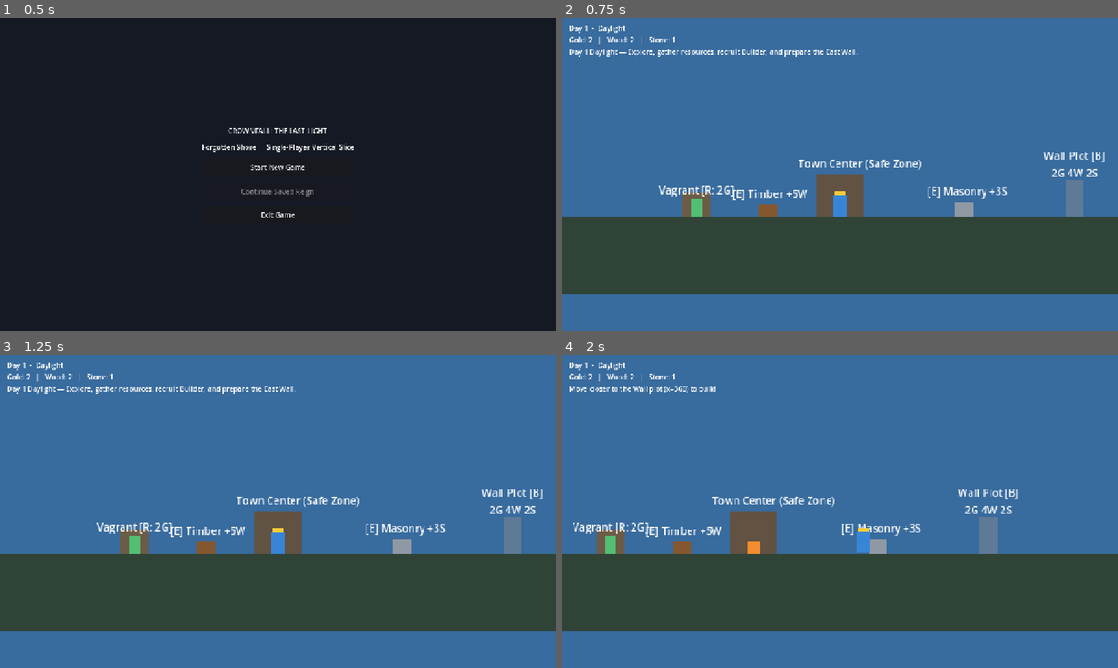
Above: before the commit, frames 1-4 (two rows, left to right).
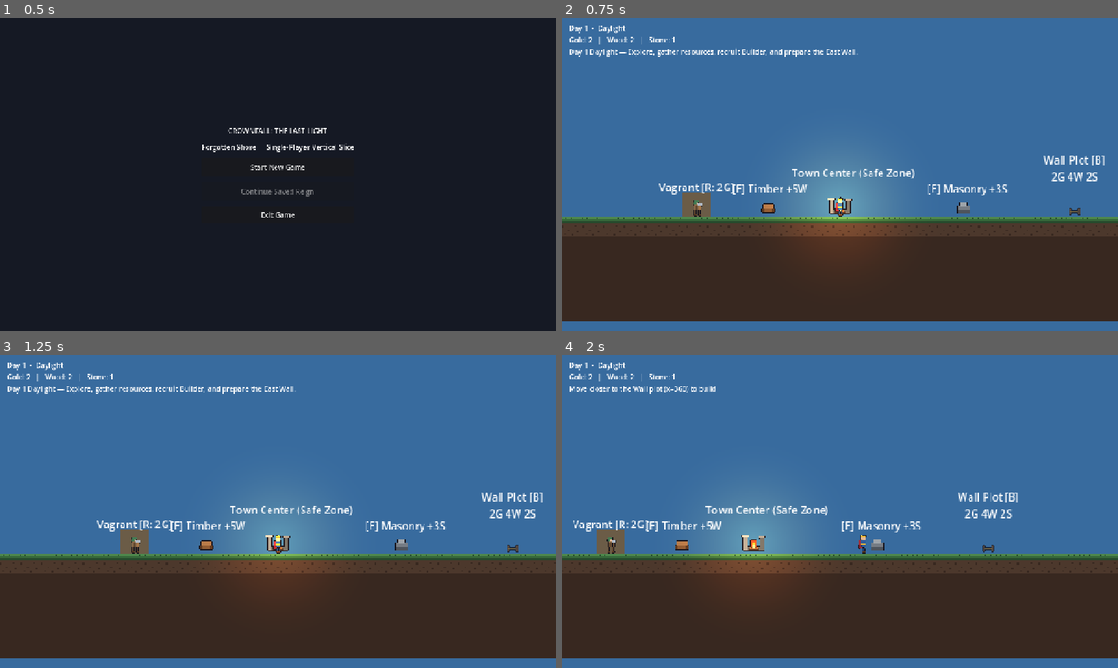
Above: after the commit, the same moments.

Repository: ridho1141haha/crownfall
Game: Godot game, scene res://scenes/main/Main.tscn
The game is run twice, just before and just after one commit, with the same random seed, the same clock (stepped at 60 frames per second) and the same inputs.
Inputs:
- Up to frame 1 (0.5 s): no input
- Up to frame 2 (0.75 s): click "Start New Game" at 0.5 s
- Up to frame 3 (1.25 s): no input
- Up to frame 4 (2 s): tap Enter at 1.25 s; hold D (move_right) from 1.28 s (still down); hold B (build_wall) from 1.28 s (still down)

Frame 1 is identical in both runs. In frame 2, 37% of the frame differs, in the area x 0-100%, y 42-97%; in frame 3, 36%; in frame 4, 36%.

Commit message:
fix(save,session,balance): add Windows-safe save rollback, exact command returns, and 3-wave night persistence

Diff:
--- a/scenes/player/Player.tscn
+++ b/scenes/player/Player.tscn
@@ -1,6 +1,7 @@
-[gd_scene load_steps=3 format=3]
+[gd_scene load_steps=4 format=3]
 
 [ext_resource type="Script" path="res://scripts/player/Player.gd" id="1_player"]
+[ext_resource type="Texture2D" path="res://assets/characters/player/player_monarch_sheet.png" id="2_monarch_tex"]
 
 [sub_resource type="RectangleShape2D" id="RectangleShape2D_player"]
 size = Vector2(20, 32)
@@ -8,18 +9,11 @@
 [node name="Player" type="CharacterBody2D"]
 script = ExtResource("1_player")
 
-[node name="VisualPlaceholder" type="ColorRect" parent="."]
-offset_left = -10.0
-offset_top = -32.0
-offset_right = 10.0
-color = Color(0.22, 0.52, 0.84, 1)
-
-[node name="CrownVisual" type="ColorRect" parent="."]
-offset_left = -8.0
-offset_top = -38.0
-offset_right = 8.0
-offset_bottom = -32.0
-color = Color(0.96, 0.8, 0.22, 1)
+[node name="Sprite2D" type="Sprite2D" parent="."]
+texture = ExtResource("2_monarch_tex")
+centered = false
+offset = Vector2(-16, -32)
+hframes = 8
 
 [node name="CollisionShape2D" type="CollisionShape2D" parent="."]
 position = Vector2(0, -16)
--- a/scenes/world/ForgottenShore.tscn
+++ b/scenes/world/ForgottenShore.tscn
@@ -1,10 +1,28 @@
-[gd_scene load_steps=8 format=3]
+[gd_scene load_steps=16 format=3]
 
 [ext_resource type="PackedScene" path="res://scenes/player/Player.tscn" id="1_player_scene"]
 [ext_resource type="Script" path="res://scripts/world/TimeManager.gd" id="2_time_mgr"]
 [ext_resource type="Script" path="res://scripts/world/SkyAtmosphere.gd" id="3_sky_atmo"]
 [ext_resource type="Script" path="res://scripts/ui/ClockHUD.gd" id="4_clock_hud"]
 [ext_resource type="Script" path="res://scripts/world/ForgottenShoreSession.gd" id="5_session"]
+[ext_resource type="Texture2D" path="res://assets/environment/terrain/terrain_shore_tile.png" id="6_ground_tex"]
+[ext_resource type="Texture2D" path="res://assets/buildings/town_center/building_town_center_sheet.png" id="7_town_tex"]
+[ext_resource type="Texture2D" path="res://assets/buildings/wooden_wall/building_wooden_wall_states.png" id="8_wall_tex"]
+[ext_resource type="Texture2D" path="res://assets/items/resources/items_resources_sheet.png" id="9_res_tex"]
+[ext_resource type="Texture2D" path="res://assets/characters/npc/npc_builder_sheet.png" id="10_builder_tex"]
+[ext_resource type="Texture2D" path="res://assets/enemies/first_enemy/enemy_greedling_raider_sheet.png" id="11_raider_tex"]
+
+[sub_resource type="Gradient" id="Gradient_fire"]
+offsets = PackedFloat32Array(0, 0.45, 1)
+colors = PackedColorArray(1, 0.92, 0.72, 1, 0.96, 0.62, 0.25, 0.45, 0, 0, 0, 0)
+
+[sub_resource type="GradientTexture2D" id="GradientTexture2D_fire"]
+gradient = SubResource("Gradient_fire")
+width = 128
+height = 128
+fill = 1
+fill_from = Vector2(0.5, 0.5)
+fill_to = Vector2(0.5, 0)
 
 [sub_resource type="RectangleShape2D" id="RectangleShape2D_floor"]
 size = Vector2(2400, 120)
@@ -18,7 +36,10 @@
 [node name="TimeManager" type="Node" parent="."]
 script = ExtResource("2_time_mgr")
 
-[node name="SkyBackground" type="ColorRect" parent="." node_paths=PackedStringArray("time_manager")]
+[node name="DayNightModulate" type="CanvasModulate" parent="."]
+color = Color(1, 1, 1, 1)
+
+[node name="SkyBackground" type="ColorRect" parent="." node_paths=PackedStringArray("time_manager", "canvas_modulate", "campfire_light")]
 offset_left = -1400.0
 offset_top = -800.0
 offset_right = 1400.0
@@ -26,14 +47,25 @@
 color = Color(0.22, 0.42, 0.62, 1)
 script = ExtResource("3_sky_atmo")
 time_manager = NodePath("../TimeManager")
+canvas_modulate = NodePath("../DayNightModulate")
+campfire_light = NodePath("../WorldObjects/TownCenterAnchor/CampfireLight")
 
 [node name="Ground" type="StaticBody2D" parent="."]
 
-[node name="GroundVisual" type="ColorRect" parent="Ground"]
+[node name="DeepSoil" type="ColorRect" parent="Ground"]
 offset_left = -1200.0
+offset_top = 32.0
 offset_right = 1200.0
-offset_bottom = 120.0
-color = Color(0.184314, 0.266667, 0.215686, 1)
+offset_bottom = 160.0
+color = Color(0.219608, 0.156863, 0.12549, 1)
+
+[node name="GroundSprite" type="Sprite2D" parent="Ground"]
+texture_repeat = 2
+position = Vector2(-1200, 0)
+texture = ExtResource("6_ground_tex")
+centered = false
+region_enabled = true
+region_rect = Rect2(0, 0, 2400, 32)
 
 [node name="CollisionShape2D" type="CollisionShape2D" parent="Ground"]
 position = Vector2(0, 60)
@@ -53,23 +85,24 @@
 
 [node name="TownCenterAnchor" type="Node2D" parent="WorldObjects"]
 
-[node name="KeepVisual" type="ColorRect" parent="WorldObjects/TownCenterAnchor"]
-offset_left = -36.0
-offset_top = -64.0
-offset_right = 36.0
-color = Color(0.38, 0.32, 0.26, 1)
-
-[node name="CampfireGlow" type="ColorRect" parent="WorldObjects/TownCenterAnchor"]
-offset_left = -10.0
-offset_top = -18.0
-offset_right = 10.0
-color = Color(0.95, 0.55, 0.18, 1)
+[node name="TownCenterSprite" type="Sprite2D" parent="WorldObjects/TownCenterAnchor"]
+position = Vector2(-24, -48)
+texture = ExtResource("7_town_tex")
+centered = false
+hframes = 4
+
+[node name="CampfireLight" type="PointLight2D" parent="WorldObjects/TownCenterAnchor"]
+position = Vector2(0, -14)
+color = Color(1, 0.72, 0.35, 1)
+energy = 1.2
+texture = SubResource("GradientTexture2D_fire")
+texture_scale = 2.6
 
 [node name="TownLabel" type="Label" parent="WorldObjects/TownCenterAnchor"]
-offset_left = -64.0
-offset_top = -92.0
-offset_right = 64.0
-offset_bottom = -66.0
+offset_left = -74.0
+offset_top = -78.0
+offset_right = 74.0
+offset_bottom = -52.0
 text = "Town Center (Safe Zone)"
 horizontal_alignment = 1
 
@@ -85,85 +118,100 @@
 [node name="WoodenWallPlot" type="Node2D" parent="WorldObjects"]
 position = Vector2(360, 0)
 
-[node name="WallVisual" type="ColorRect" parent="WorldObjects/WoodenWallPlot"]
-offset_left = -14.0
-offset_top = -56.0
-offset_right = 14.0
-color = Color(0.55, 0.55, 0.55, 0.45)
+[node name="WallVisual" type="Sprite2D" parent="WorldObjects/WoodenWallPlot"]
+position = Vector2(-16, -48)
+texture = ExtResource("8_wall_tex")
+centered = false
+hframes = 4
 
 [node name="WallLabel" type="Label" parent="WorldObjects/WoodenWallPlot"]
 offset_left = -70.0
-offset_top = -104.0
+offset_top = -98.0
 offset_right = 70.0
-offset_bottom = -58.0
+offset_bottom = -52.0
 text = "Wall Plot [B]
 2G 4W 2S"
 horizontal_alignment = 1
 
 [node name="ResourceNodes" type="Node2D" parent="WorldObjects"]
 
-[node name="cache_gold_west" type="ColorRect" parent="WorldObjects/ResourceNodes"]
-offset_left = -492.0
-offset_top = -20.0
-offset_right = -468.0
-color = Color(0.92, 0.76, 0.2, 1)
+[node name="cache_gold_west" type="Sprite2D" parent="WorldObjects/ResourceNodes"]
+position = Vector2(-480, 0)
+texture = ExtResource("9_res_tex")
+centered = false
+offset = Vector2(-16, -32)
+hframes = 4
 
 [node name="Label" type="Label" parent="WorldObjects/ResourceNodes/cache_gold_west"]
-offset_left = -48.0
-offset_top = -28.0
-offset_right = 72.0
+offset_left = -56.0
+offset_top = -54.0
+offset_right = 56.0
+offset_bottom = -30.0
 text = "[E] Chest +4G"
-
-[node name="timber_pile_west" type="ColorRect" parent="WorldObjects/ResourceNodes"]
-offset_left = -124.0
-offset_top = -18.0
-offset_right = -96.0
-color = Color(0.52, 0.34, 0.18, 1)
+horizontal_alignment = 1
+
+[node name="timber_pile_west" type="Sprite2D" parent="WorldObjects/ResourceNodes"]
+position = Vector2(-110, 0)
+texture = ExtResource("9_res_tex")
+centered = false
+offset = Vector2(-16, -32)
+hframes = 4
+frame = 1
 
 [node name="Label" type="Label" parent="WorldObjects/ResourceNodes/timber_pile_west"]
-offset_left = -42.0
-offset_top = -28.0
-offset_right = 74.0
+offset_left = -56.0
+offset_top = -54.0
+offset_right = 56.0
+offset_bottom = -30.0
 text = "[E] Timber +5W"
-
-[node name="stone_outcrop_east" type="ColorRect" parent="WorldObjects/ResourceNodes"]
-offset_left = 176.0
-offset_top = -22.0
-offset_right = 204.0
-color = Color(0.56, 0.6, 0.64, 1)
+horizontal_alignment = 1
+
+[node name="stone_outcrop_east" type="Sprite2D" parent="WorldObjects/ResourceNodes"]
+position = Vector2(190, 0)
+texture = ExtResource("9_res_tex")
+centered = false
+offset = Vector2(-16, -32)
+hframes = 4
+frame = 2
 
 [node name="Label" type="Label" parent="WorldObjects/ResourceNodes/stone_outcrop_east"]
-offset_left = -42.0
-offset_top = -28.0
-offset_right = 74.0
+offset_left = -56.0
+offset_top = -54.0
+offset_right = 56.0
+offset_bottom = -30.0
 text = "[E] Masonry +3S"
-
-[node name="shrine_cache_far_west" type="ColorRect" parent="WorldObjects/ResourceNodes"]
-offset_left = -792.0
-offset_top = -28.0
-offset_right = -768.0
-color = Color(0.45, 0.78, 0.88, 1)
+horizontal_alignment = 1
+
+[node name="shrine_cache_far_west" type="Sprite2D" parent="WorldObjects/ResourceNodes"]
+position = Vector2(-780, 0)
+texture = ExtResource("9_res_tex")
+centered = false
+offset = Vector2(-16, -32)
+hframes = 4
+frame = 3
 
 [node name="Label" type="Label" parent="WorldObjects/ResourceNodes/shrine_cache_far_west"]
-offset_left = -48.0
-offset_top = -28.0
-offset_right = 80.0
+offset_left = -56.0
+offset_top = -54.0
+offset_right = 56.0
+offset_bottom = -30.0
 text = "[E] Shrine +3G"
+horizontal_alignment = 1
 
 [node name="BuilderActor" type="Node2D" parent="WorldObjects"]
 position = Vector2(-220, 0)
 
-[node name="BodyRect" type="ColorRect" parent="WorldObjects/BuilderActor"]
-offset_left = -8.0
-offset_top = -26.0
-offset_right = 8.0
-color = Color(0.32, 0.75, 0.45, 1)
+[node name="BuilderSprite" type="Sprite2D" parent="WorldObjects/BuilderActor"]
+texture = ExtResource("10_builder_tex")
+centered = false
+offset = Vector2(-16, -32)
+hframes = 8
 
 [node name="NPCLabel" type="Label" parent="WorldObjects/BuilderActor"]
 offset_left = -60.0
-offset_top = -52.0
+offset_top = -56.0
 offset_right = 60.0
-offset_bottom = -28.0
+offset_bottom = -32.0
 text = "Vagrant [R: 2G]"
 horizontal_alignment = 1
 
@@ -171,17 +219,17 @@
 visible = false
 position = Vector2(820, 0)
 
-[node name="EnemyRect" type="ColorRect" parent="WorldObjects/NightEnemyActor"]
-offset_left = -10.0
-offset_top = -28.0
-offset_right = 10.0
-color = Color(0.82, 0.18, 0.24, 1)
+[node name="EnemySprite" type="Sprite2D" parent="WorldObjects/NightEnemyActor"]
+texture = ExtResource("11_raider_tex")
+centered = false
+offset = Vector2(-16, -32)
+hframes = 4
 
 [node name="EnemyLabel" type="Label" parent="WorldObjects/NightEnemyActor"]
 offset_left = -50.0
-offset_top = -52.0
+offset_top = -56.0
 offset_right = 50.0
-offset_bottom = -28.0
+offset_bottom = -32.0
 text = "Greedling Raider"
 horizontal_alignment = 1
 
--- a/scripts/player/Player.gd
+++ b/scripts/player/Player.gd
@@ -14,10 +14,9 @@
 
 var gravity: float = ProjectSettings.get_setting("physics/2d/default_gravity") as float
 var facing_direction: int = 1
-var _walk_bob_time: float = 0.0
+var _anim_time: float = 0.0
 
-@onready var visual_rect: ColorRect = get_node_or_null("VisualPlaceholder") as ColorRect
-@onready var crown_rect: ColorRect = get_node_or_null("CrownVisual") as ColorRect
+@onready var sprite: Sprite2D = get_node_or_null("Sprite2D") as Sprite2D
 
 
 func _physics_process(delta: float) -> void:
@@ -33,7 +32,7 @@
 
 	move_and_slide()
 	global_position.x = clampf(global_position.x, min_bound_x, max_bound_x)
-	_update_visual_feedback(delta, absf(direction) > 0.05)
+	_update_sprite_animation(delta, absf(direction) > 0.05)
 
 
 func _unhandled_input(event: InputEvent) -> void:
@@ -51,17 +50,14 @@
 		fast_clock_toggled.emit()
 
 
-func _update_visual_feedback(delta: float, is_moving: bool) -> void:
-	if visual_rect == null:
+func _update_sprite_animation(delta: float, is_moving: bool) -> void:
+	if sprite == null:
 		return
+	sprite.flip_h = (facing_direction < 0)
+	_anim_time += delta
 	if is_moving and is_on_floor():
-		_walk_bob_time += delta * 14.0
-		var bob_offset: float = sin(_walk_bob_time) * 2.0
-		visual_rect.position.y = -32.0 + bob_offset
-		if crown_rect != null:
-			crown_rect.position.y = -38.0 + bob_offset
+		# Frames 4..7 = walk cycle at 10 FPS
+		sprite.frame = 4 + (int(floorf(_anim_time * 10.0)) % 4)
 	else:
-		_walk_bob_time = 0.0
-		visual_rect.position.y = -32.0
-		if crown_rect != null:
-			crown_rect.position.y = -38.0
+		# Frames 0..3 = idle breathing cycle at 5 FPS
+		sprite.frame = int(floorf(_anim_time * 5.0)) % 4
--- a/scripts/world/ForgottenShoreSession.gd
+++ b/scripts/world/ForgottenShoreSession.gd
@@ -21,7 +21,12 @@
 
 @onready var time_manager: TimeManager = $TimeManager as TimeManager
 @onready var player: PlayerController = $Player as PlayerController
-@onready var wall_visual: ColorRect = $WorldObjects/WoodenWallPlot/WallVisual as ColorRect
+@onready var wall_visual: Sprite2D = $WorldObjects/WoodenWallPlot/WallVisual as Sprite2D
+@onready var town_center_sprite: Sprite2D = get_node_or_null("WorldObjects/TownCenterAnchor/TownCenterSprite") as Sprite2D
+@onready var builder_sprite: Sprite2D = get_node_or_null("WorldObjects/BuilderActor/BuilderSprite") as Sprite2D
+@onready var enemy_sprite: Sprite2D = get_node_or_null("WorldObjects/NightEnemyActor/EnemySprite") as Sprite2D
+var _anim_clock: float = 0.0
+var _prev_builder_x: float = NPCBuilderAgent.CAMP_POSITION_X
 @onready var wall_label: Label = $WorldObjects/WoodenWallPlot/WallLabel as Label
 @onready var npc_visual: Node2D = $WorldObjects/BuilderActor as Node2D
 @onready var npc_label: Label = $WorldObjects/BuilderActor/NPCLabel as Label
@@ -37,6 +42,7 @@
 
 
 func _process(delta: float) -> void:
+	_anim_clock += delta
 	var sim_delta: float = delta * (time_manager.time_scale if time_manager != null else 1.0)
 	var is_night: bool = time_manager != null and time_manager.current_phase == TimeManager.Phase.NIGHT
 	builder_npc.tick(sim_delta, building_mgr)
@@ -210,19 +216,24 @@
 		return
 	match new_state:
 		"PLACEHOLDER":
-			wall_visual.color = Color(0.55, 0.55, 0.55, 0.45)
+			wall_visual.frame = 0
+			wall_visual.modulate = Color(1.0, 1.0, 1.0, 0.75)
 			wall_label.text = "Wall Plot [B]\n2G 4W 2S"
 		"UNDER_CONSTRUCTION":
-			wall_visual.color = Color(0.78, 0.62, 0.28, 0.8)
+			wall_visual.frame = 1
+			wall_visual.modulate = Color(1.0, 1.0, 1.0, 1.0)
 			wall_label.text = "Building Wall...\n%d%%" % int(roundf(progress * 100.0))
 		"COMPLETED":
-			wall_visual.color = Color(0.48, 0.34, 0.2, 1.0)
+			wall_visual.frame = 2
+			wall_visual.modulate = Color(1.0, 1.0, 1.0, 1.0)
 			wall_label.text = "Wooden Wall\nHP %d/%d" % [durability, max_dur]
 		"DAMAGED":
-			wall_visual.color = Color(0.72, 0.36, 0.2, 1.0)
+			wall_visual.frame = 3
+			wall_visual.modulate = Color(1.0, 0.85, 0.85, 1.0)
 			wall_label.text = "Damaged Wall [F]\nHP %d/%d" % [durability, max_dur]
 		"DESTROYED":
-			wall_visual.color = Color(0.35, 0.18, 0.18, 0.55)
+			wall_visual.frame = 0
+			wall_visual.modulate = Color(0.75, 0.4, 0.4, 0.65)
 			wall_label.text = "Destroyed Wall [B]\nRebuild: 2G 4W 2S"
 
 
@@ -234,11 +245,28 @@
 
 
 func _sync_dynamic_actors() -> void:
+	if town_center_sprite != null:
+		town_center_sprite.frame = int(floorf(_anim_clock * 6.0)) % 4
+
 	if npc_visual != null:
 		npc_visual.position.x = builder_npc.position_x
+		if builder_sprite != null:
+			var dx: float = builder_npc.position_x - _prev_builder_x
+			if absf(dx) > 0.05:
+				builder_sprite.flip_h = dx < 0.0
+			_prev_builder_x = builder_npc.position_x
+			if builder_npc.state == NPCBuilderAgent.State.WORKING:
+				builder_sprite.frame = 4 + (int(floorf(_anim_clock * 8.0)) % 4)
+			elif builder_npc.state == NPCBuilderAgent.State.MOVING_TO_TASK or builder_npc.state == NPCBuilderAgent.State.RETURNING_TO_SAFETY:
+				builder_sprite.frame = int(floorf(_anim_clock * 8.0)) % 4
+			else:
+				builder_sprite.frame = 0
+
 	if enemy_visual != null:
 		enemy_visual.visible = night_mgr.enemy_active
 		enemy_visual.position.x = night_mgr.enemy_x
+		if enemy_sprite != null and night_mgr.enemy_active:
+			enemy_sprite.frame = int(floorf(_anim_clock * 8.0)) % 4
 
 
 func _update_resource_node_visuals() -> void:
--- a/scripts/world/SkyAtmosphere.gd
+++ b/scripts/world/SkyAtmosphere.gd
@@ -1,20 +1,40 @@
 extends ColorRect
 
 @export var time_manager: TimeManager
+@export var canvas_modulate: CanvasModulate
+@export var campfire_light: PointLight2D
 
-const DAY_COLOR: Color = Color(0.22, 0.42, 0.62, 1.0)
-const SUNSET_COLOR: Color = Color(0.58, 0.26, 0.22, 1.0)
-const NIGHT_COLOR: Color = Color(0.05, 0.07, 0.14, 1.0)
+const DAY_SKY: Color = Color(0.22, 0.42, 0.62, 1.0)
+const SUNSET_SKY: Color = Color(0.58, 0.26, 0.22, 1.0)
+const NIGHT_SKY: Color = Color(0.05, 0.07, 0.14, 1.0)
+
+const DAY_MOD: Color = Color(1.0, 1.0, 1.0, 1.0)
+const SUNSET_MOD: Color = Color(0.95, 0.68, 0.56, 1.0)
+const NIGHT_MOD: Color = Color(0.28, 0.34, 0.52, 1.0)
+
+var _flicker_time: float = 0.0
 
 
-func _process(_delta: float) -> void:
-	if time_manager == null:
-		return
-	var t: float = time_manager.get_phase_progress()
-	match time_manager.current_phase:
-		TimeManager.Phase.DAYLIGHT:
-			color = DAY_COLOR.lerp(SUNSET_COLOR, smoothstep(0.75, 1.0, t))
-		TimeManager.Phase.SUNSET:
-			color = SUNSET_COLOR.lerp(NIGHT_COLOR, t)
-		TimeManager.Phase.NIGHT:
-			color = NIGHT_COLOR.lerp(DAY_COLOR, smoothstep(0.82, 1.0, t))
+func _process(delta: float) -> void:
+	_flicker_time += delta
+	if time_manager != null:
+		var t: float = time_manager.get_phase_progress()
+		match time_manager.current_phase:
+			TimeManager.Phase.DAYLIGHT:
+				var w: float = smoothstep(0.75, 1.0, t)
+				color = DAY_SKY.lerp(SUNSET_SKY, w)
+				if canvas_modulate != null:
+					canvas_modulate.color = DAY_MOD.lerp(SUNSET_MOD, w)
+			TimeManager.Phase.SUNSET:
+				color = SUNSET_SKY.lerp(NIGHT_SKY, t)
+				if canvas_modulate != null:
+					canvas_modulate.color = SUNSET_MOD.lerp(NIGHT_MOD, t)
+			TimeManager.Phase.NIGHT:
+				var w: float = smoothstep(0.82, 1.0, t)
+				color = NIGHT_SKY.lerp(DAY_SKY, w)
+				if canvas_modulate != null:
+					canvas_modulate.color = NIGHT_MOD.lerp(DAY_MOD, w)
+
+	if campfire_light != null:
+		var base_energy: float = 1.45 if (time_manager != null and time_manager.current_phase != TimeManager.Phase.DAYLIGHT) else 0.75
+		campfire_light.energy = base_energy + sin(_flicker_time * 9.0) * 0.12
